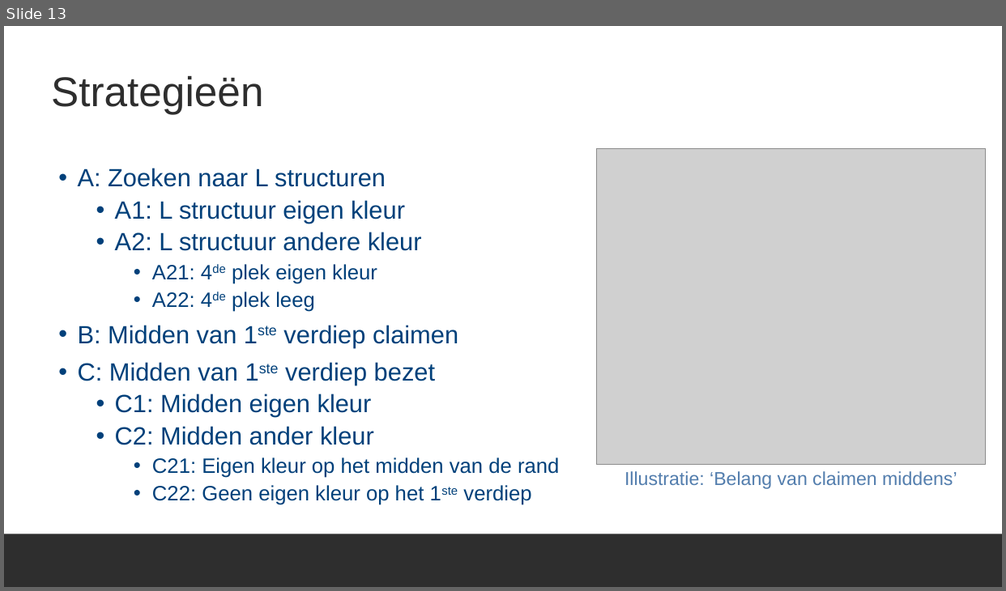
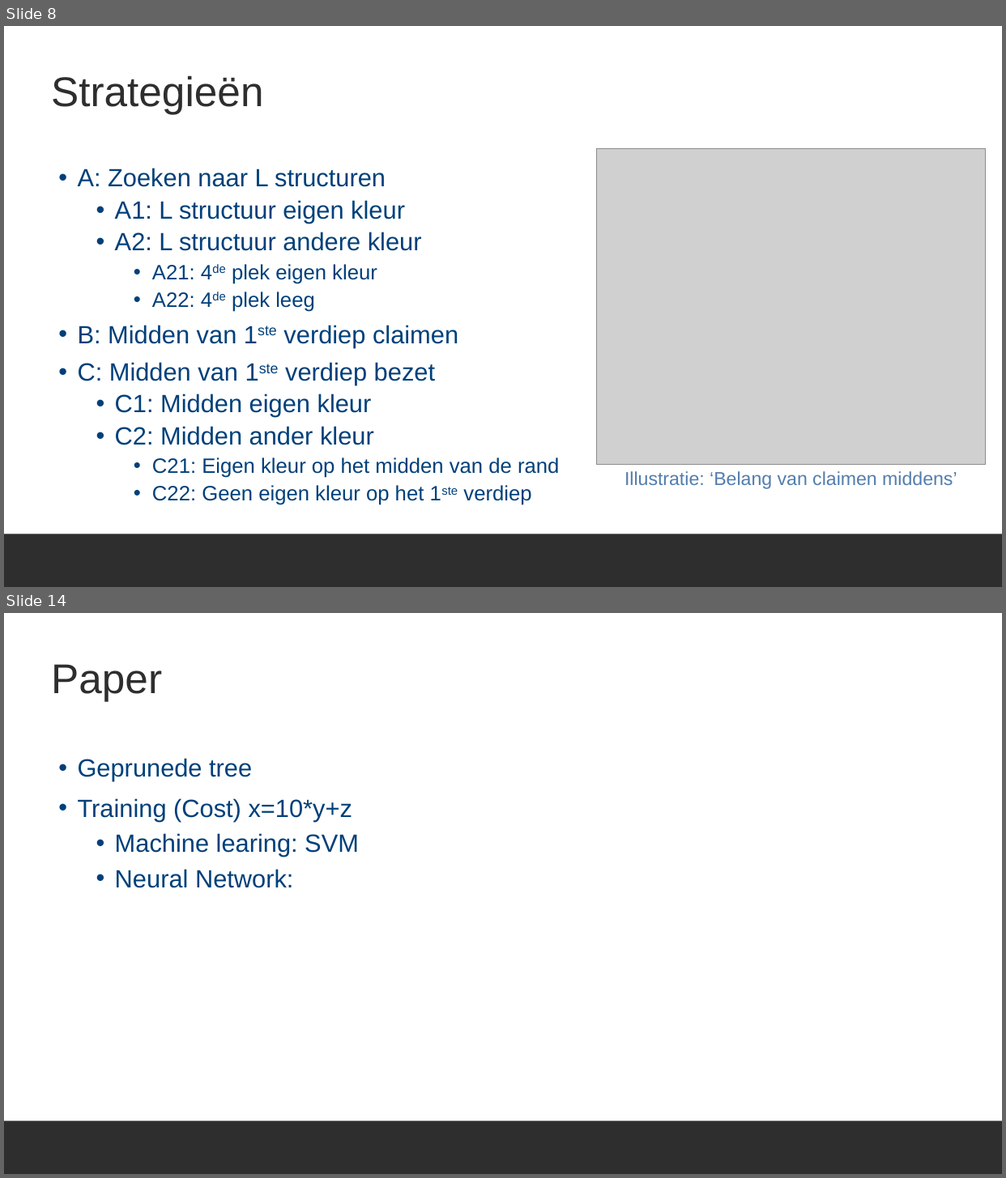
Before and after one commit to ro-per/PylosGamingBot, a slide deck: Presentation.pptx. Shown one above the other, each under a label of ours: slide 13 before the commit, slides 8 and 14 after it; the slides between them are not shown. The pictures are 1006x591 and 1006x1178 pixels, drawn with LibreOffice and Linux fonts; fonts in the diff are those of the drawing; grey boxes stand for pictures; background and template pictures are left out. Boxes give left, top, right and bottom in pixels: in the first picture for what was removed or moved away, otherwise in the second. Text is boxed around its words. In the diff, an @@ line names an element or a change of style, - is before the commit and + after.

```diff
--- a/Presentation.pptx
+++ b/Presentation.pptx
@@ slide 14 added at <box>4,613,1002,1174</box>, background #FFFFFF; not listed: 1 template element that a slide beside it also shows @@
@@ title added at <box>51,664,162,701</box>, 40 pt, text #2E2E2E @@
+Paper
@@ text added at <box>78,758,359,888</box>, 24 pt, text #00407A @@
+• Geprunede tree
+• Training (Cost) x=10*y+z
+  • Machine learing: SVM
+  • Neural Network:
@@ what was slide 13 is now slide 8 @@
```
Also in this commit, not shown: 1 slide changed, 5 other slides added, 8 slides removed.
